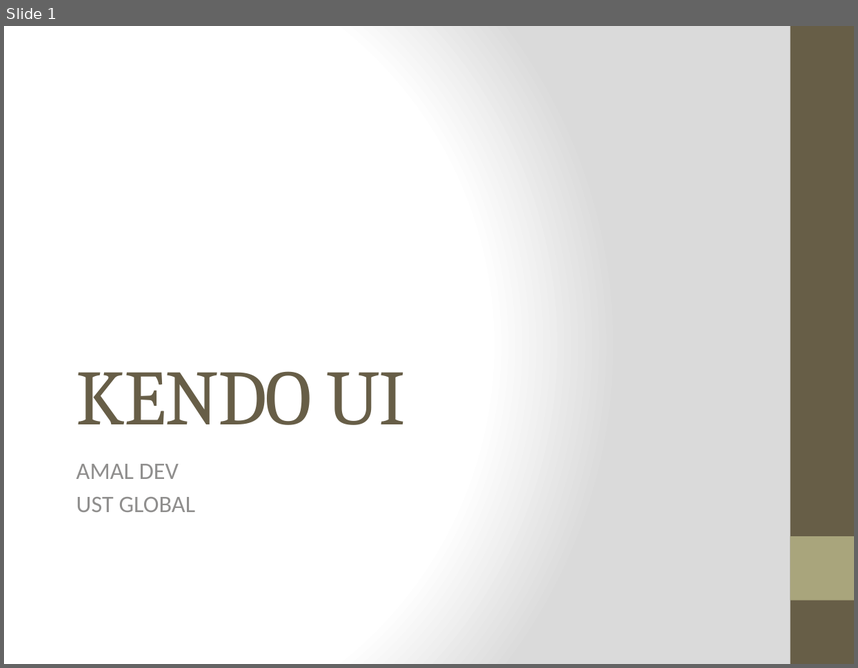
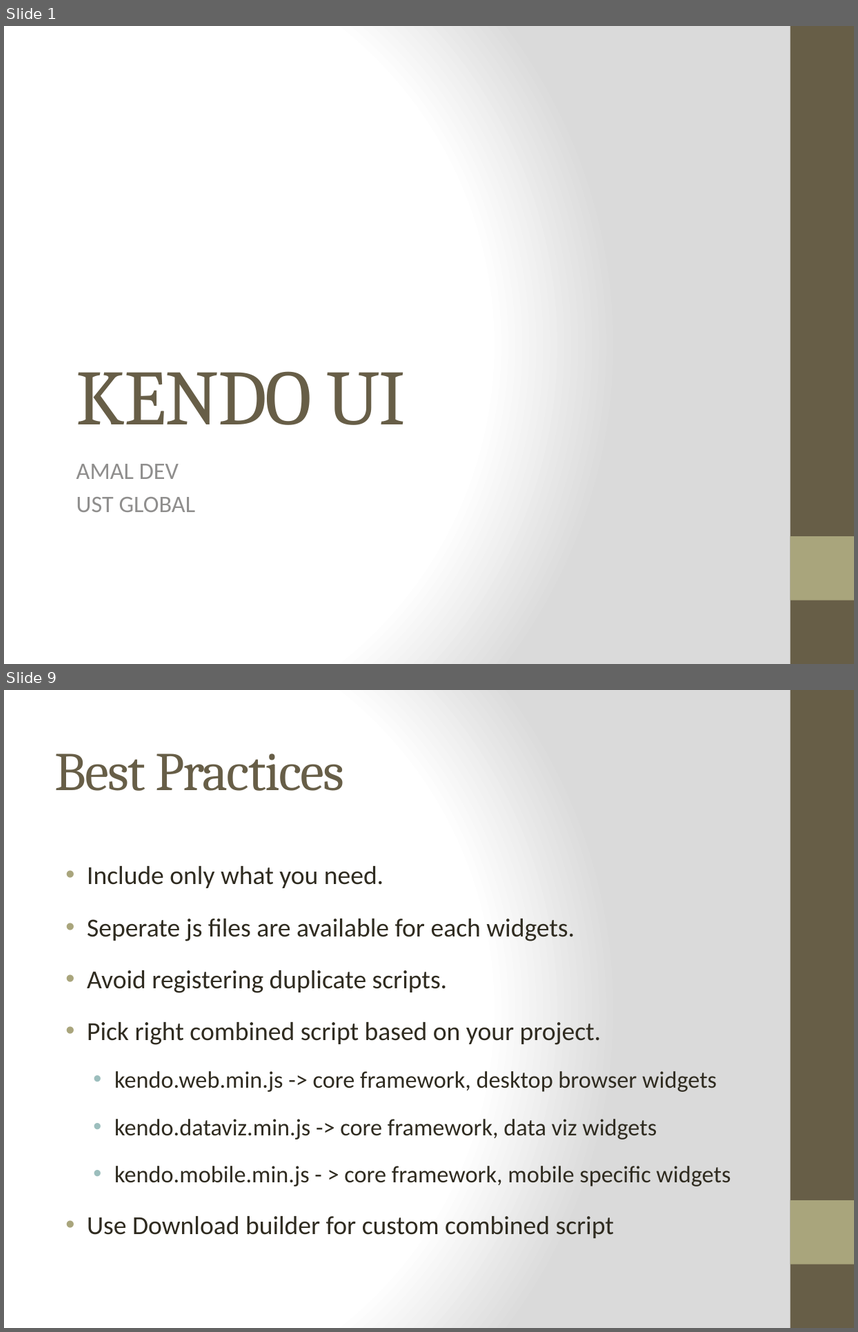
Before and after one commit to amaldevv/kendo-ui, a slide deck: html/Kendo UI.pptx. Shown one above the other, each under a label of ours: slide 1 before the commit, slides 1 and 9 after it; the slides between them are not shown. The pictures are 858x668 and 858x1332 pixels, drawn with LibreOffice and Linux fonts; fonts in the diff are those of the drawing. Boxes give left, top, right and bottom in pixels: in the first picture for what was removed or moved away, otherwise in the second. Text is boxed around its words. In the diff, an @@ line names an element or a change of style, - is before the commit and + after.

```diff
--- a/html/Kendo UI.pptx
+++ b/html/Kendo UI.pptx
@@ slide 9 added at [4,690,854,1328], background gradient #FFFFFF to #DADADA; not listed: 2 template elements that a slide beside it also shows @@
@@ title added at [55,753,344,791], 46 pt, text #675E47 @@
+Best Practices
@@ text added at [87,866,731,1238], 22 pt, text #2F2B20 @@
+• Include only what you need.
+• Seperate js files are available for each widgets.
+• Avoid registering duplicate scripts.
+• Pick right combined script based on your project.
+  • kendo.web.min.js -> core framework, desktop browser widgets
+  • kendo.dataviz.min.js -> core framework, data viz widgets
+  • kendo.mobile.min.js - > core framework, mobile specific widgets
+  • Use Download builder for custom combined script
```
Also in this commit, not shown: 2 slides changed, 7 other slides added.
